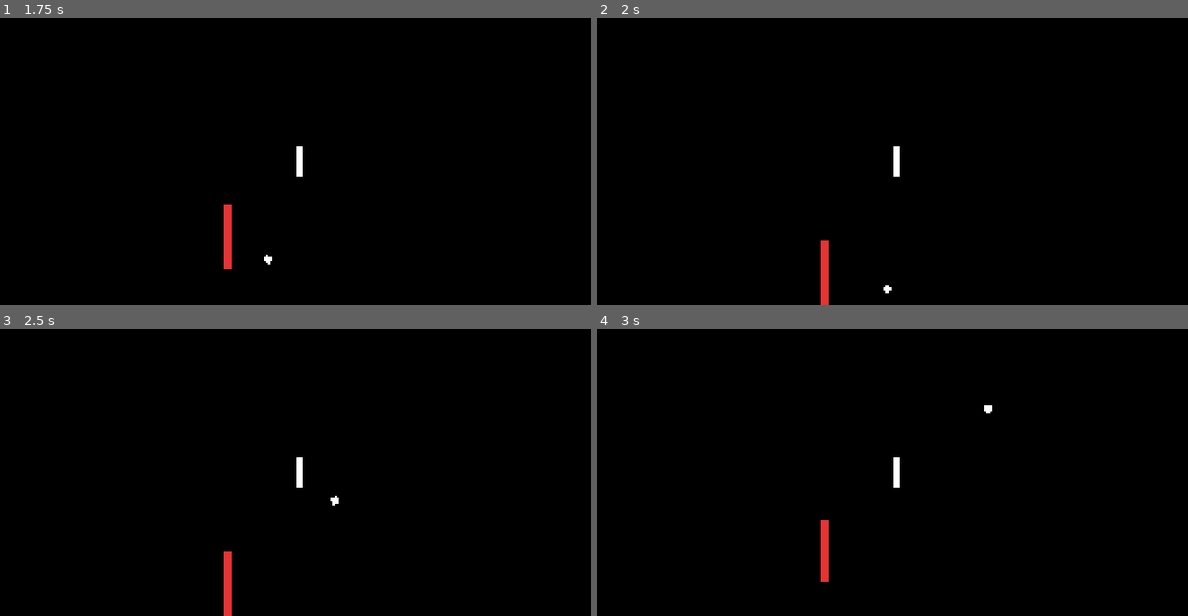
Above: before the commit, frames 1-4 (two rows, left to right).
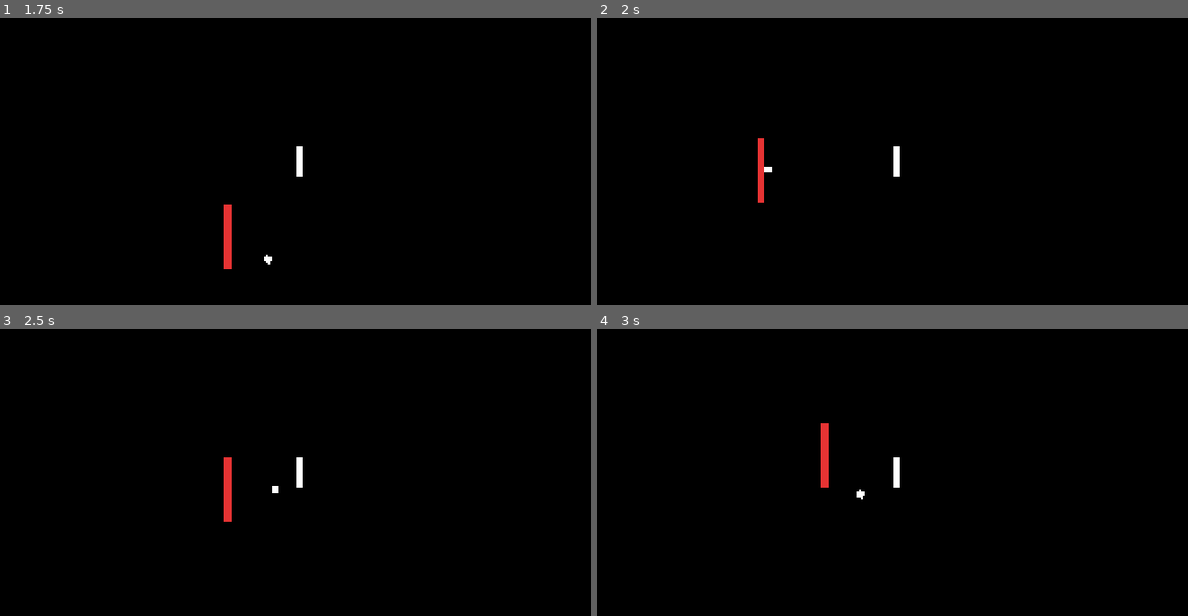
Above: after the commit, the same moments.

Repository: SKHUO/Pong
Game: Godot game, scene res://scenes/character_select/character_select.tscn
Two runs of this game, one before a commit and one after it. Both use one fixed random seed, a clock stepped at 60 frames per second and the inputs below.
Inputs:
- Up to frame 1 (1.75 s): tap Enter at 0.5 s; hold D 0.53-1.28 s; tap J at 0.6, 1.35 s; tap Space at 0.77, 1.52 s; hold S from 1.28 s (still down)
- Up to frame 2 (2 s): keep holding S
- Up to frame 3 (2.5 s): release S at 2.03 s; hold D from 2.03 s (still down); tap J at 2.1 s
- Up to frame 4 (3 s): release D at 2.78 s; hold W from 2.78 s (still down); tap J at 2.85 s

Frame 1 is identical in both runs. In frame 2, 0.6% of the frame differs, in the area x 27-50%, y 41-100%; in frame 3, 0.7%, in the area x 37-58%, y 44-100%; in frame 4, 0.7%.

Commit message:
Add player area boundary loss rule

Diff:
--- a/scripts/game/ball.gd
+++ b/scripts/game/ball.gd
@@ -3,6 +3,7 @@
 
 
 signal out_of_bounds(exit_side: int)
+signal area_boundary_reached(player_side: int)
 
 @export var ball_size := Vector2(18.0, 18.0)
 @export var ball_speed := 540.0
@@ -17,9 +18,6 @@
 @export_range(0.0, 1.0, 0.01) var paddle_restitution := 0.9
 @export_range(0.0, 1.0, 0.01) var paddle_friction := 0.45
 @export var max_paddle_friction_change := 340.0
-@export_range(0.0, 1.0, 0.01) var wall_restitution := 0.96
-@export_range(0.0, 1.0, 0.01) var wall_friction := 0.18
-@export var max_wall_friction_change := 140.0
 @export var min_return_horizontal_speed := 180.0
 @export var edge_deflection_speed := 90.0
 
@@ -95,8 +93,10 @@
 	var substep_delta := delta / float(substep_count)
 
 	for step in substep_count:
+		var previous_position := position
 		position += velocity * substep_delta
-		bounce_vertically()
+		if check_player_area_vertical_boundary(previous_position, substep_delta):
+			return
 		bounce_off_player(player1_rect, Vector2(1.0, 0.0), player1_velocity)
 		bounce_off_player(player2_rect, Vector2(-1.0, 0.0), player2_velocity)
 
@@ -129,33 +129,40 @@
 	rotation += angular_velocity * delta
 
 
-func bounce_vertically() -> bool:
+func check_player_area_vertical_boundary(
+	previous_position: Vector2,
+	substep_delta: float
+) -> bool:
 	var ball_rect := get_rect()
 	var half_height := ball_size.y * 0.5
-
-	if ball_rect.position.y <= 0.0 and velocity.y < 0.0:
+	var touches_top := ball_rect.position.y <= 0.0
+	var touches_bottom := ball_rect.end.y >= playfield_size.y
+	if not touches_top and not touches_bottom:
+		return false
+
+	var contact_x := position.x
+	if touches_top and velocity.y < -0.001:
+		var top_crossing_time := clampf(
+			(previous_position.y - half_height) / -velocity.y,
+			0.0,
+			substep_delta
+		)
+		contact_x = previous_position.x + velocity.x * top_crossing_time
 		position.y = half_height
-		_resolve_surface_collision(
-			Vector2(0.0, 1.0),
-			Vector2.ZERO,
-			wall_restitution,
-			wall_friction,
-			max_wall_friction_change
+	elif touches_bottom and velocity.y > 0.001:
+		var bottom_crossing_time := clampf(
+			(playfield_size.y - half_height - previous_position.y) / velocity.y,
+			0.0,
+			substep_delta
 		)
-		return true
-
-	if ball_rect.end.y >= playfield_size.y and velocity.y > 0.0:
+		contact_x = previous_position.x + velocity.x * bottom_crossing_time
 		position.y = playfield_size.y - half_height
-		_resolve_surface_collision(
-			Vector2(0.0, -1.0),
-			Vector2.ZERO,
-			wall_restitution,
-			wall_friction,
-			max_wall_friction_change
-		)
-		return true
-
-	return false
+
+	var player_side := -1 if contact_x < playfield_size.x * 0.5 else 1
+	velocity = Vector2.ZERO
+	angular_velocity = 0.0
+	area_boundary_reached.emit(player_side)
+	return true
 
 
 func bounce_off_player(player_rect: Rect2, normal: Vector2, player_velocity: Vector2) -> bool:
--- a/scripts/game/game.gd
+++ b/scripts/game/game.gd
@@ -30,6 +30,7 @@
 	player2.configure(PLAYFIELD_SIZE, PLAYER_2_SIDE, divider_rect)
 	ball.configure(PLAYFIELD_SIZE)
 	ball.out_of_bounds.connect(_on_ball_out_of_bounds)
+	ball.area_boundary_reached.connect(_on_player_area_boundary_reached)
 	reset_game()
 
 
@@ -102,3 +103,7 @@
 func _on_ball_out_of_bounds(exit_side: int) -> void:
 	var winner_side := -exit_side
 	start_round(winner_side)
+
+
+func _on_player_area_boundary_reached(player_side: int) -> void:
+	start_round(-player_side)
Not shown, changed: docs/PRODUCT_DESIGN.md
Not shown, changed: docs/TECHNICAL_DESIGN.md
